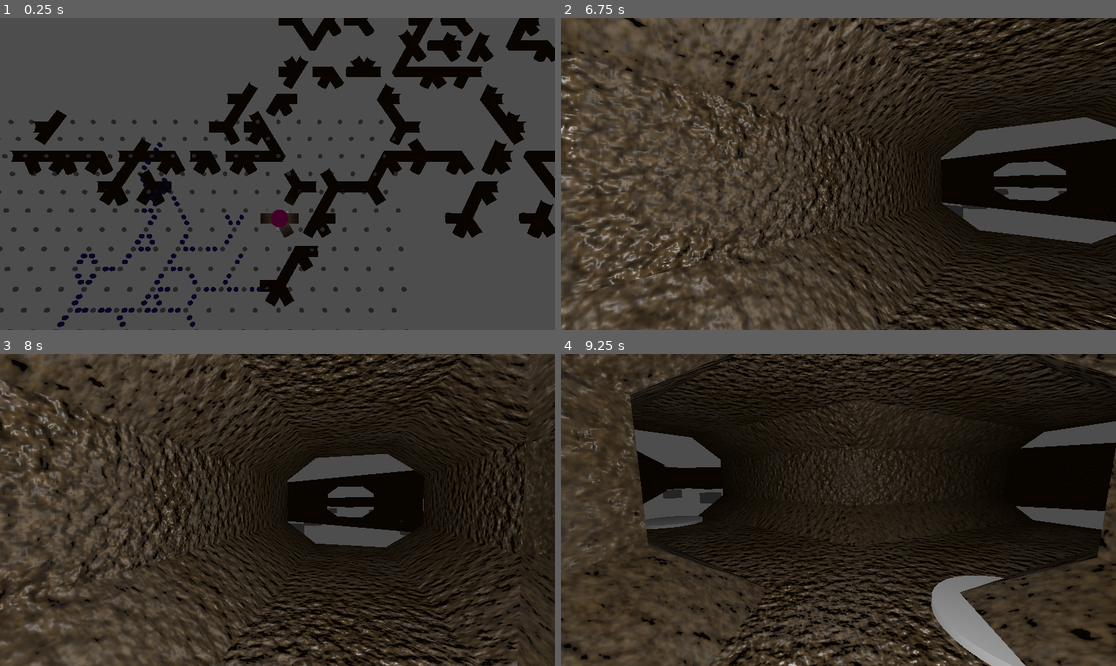
Above: before the commit, frames 1-4 (two rows, left to right).
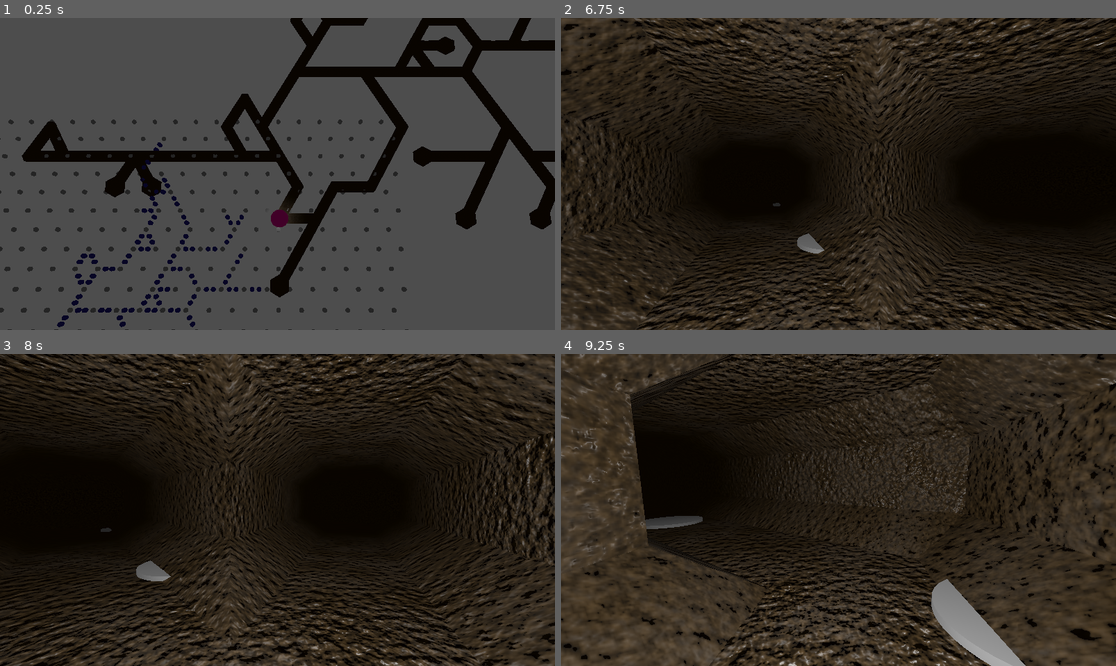
Above: after the commit, the same moments.

Repository: SamppuS/Rabbits_Requiem
Game: Godot game, scene res://tunnels.tscn
The game is run twice, just before and just after one commit, with the same random seed, the same clock (stepped at 60 frames per second) and the same inputs.
Inputs (mouse positions are in pixels of both pictures, inside the frame that each line leads up to):
- Up to frame 1 (0.25 s): no input
- Up to frame 2 (6.75 s): tap Enter at 0.5, 2, 3.5 s; move the mouse to (960, 158) at 0.52 s; tap A (a) at 0.6, 3.05, 3.6, 6.05 s; tap D (d) at 0.8, 1.35, 3.8, 4.35 s; tap Space at 1.25, 2.75, 4.25 s; move the mouse to (727, 189) at 1.27 s; tap E (e) at 1.55, 2.1, 4.55, 5.1 s; move the mouse to (894, 105) at 2.02 s; tap W (w) at 2.3, 2.85, 5.3, 5.85 s; move the mouse to (810, 236) at 2.77 s; move the mouse to (1005, 220) at 3.52 s; move the mouse to (672, 127) at 4.27 s; move the mouse to (866, 174) at 5.02 s; move the mouse to (755, 96) at 5.77 s; move the mouse to (960, 158) at 6.52 s; tap X (x) at 6.6 s
- Up to frame 3 (8 s): tap D (d) at 6.8 s; move the mouse to (166, 525) at 7.27 s; tap Z (z) at 7.35 s; tap E (e) at 7.55 s
- Up to frame 4 (9.25 s): move the mouse to (894, 441) at 8.02 s; tap A (a) at 8.1, 9.05 s; tap W (w) at 8.3 s; move the mouse to (810, 572) at 8.77 s; tap D (d) at 8.85 s

The runs differ from the first frame. In frame 1, 8.3% of the frame differs, in the area x 1-100%, y 0-93%; in frame 2, 44%, in the area x 0-100%, y 0-100%; in frame 3, 33%; in frame 4, 17%.

Commit message:
fixed bug between mac and win where meshfile names got mixed up

Diff:
--- a/rabbits_requiem/tunnels.gd
+++ b/rabbits_requiem/tunnels.gd
@@ -45,13 +45,20 @@
 	var dir = DirAccess.open("res://palikoita/Closed Meshes/")
 	if dir:
 		dir.list_dir_begin()
+		var mesh_files = []
 		while true:
 			var file_name = dir.get_next()
 			if file_name.substr(len(file_name)-3,len(file_name)) == "obj":
-				meshes.append(load("res://palikoita/Closed Meshes/" + file_name))
+				mesh_files.append(file_name)
 			if file_name == "":
 				break
 		dir.list_dir_end()
+		# Sort the mesh files alphabetically
+		mesh_files.sort()
+		# Load the meshes in sorted order and store them in the meshes array
+		meshes = []  # Clear the meshes array before loading
+		for file_name in mesh_files:
+			meshes.append(load("res://palikoita/Closed Meshes/" + file_name))
 	draw_cave()
 
 func _on_minimap_send_grid(sent_grid: Variant, sp: Variant) -> void:
